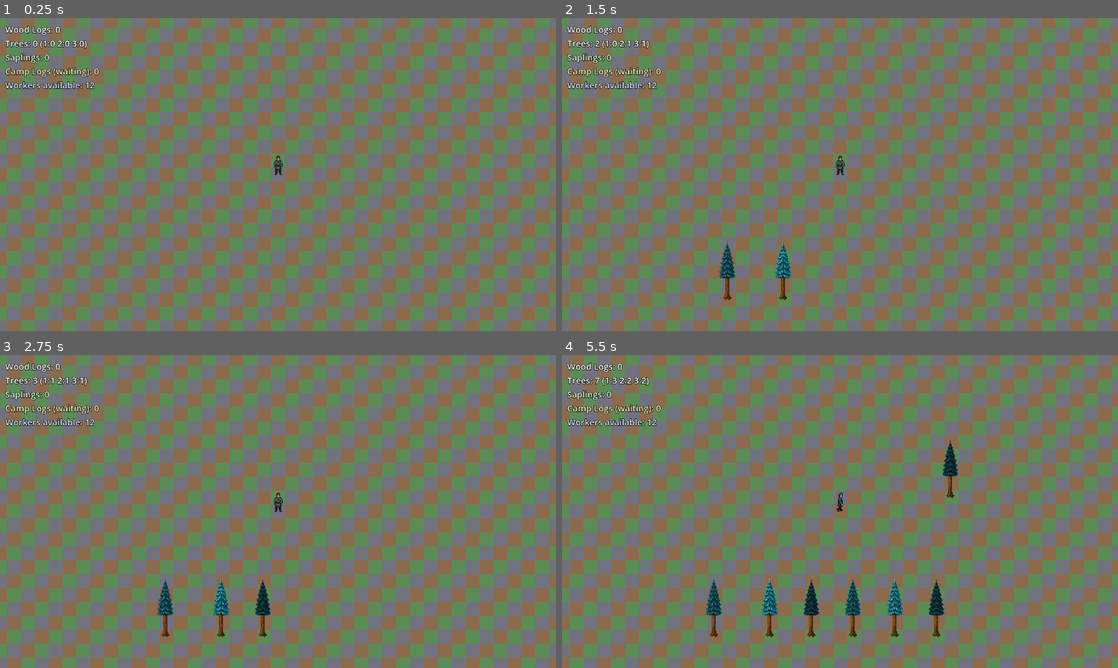
Above: before the commit, frames 1-4 (two rows, left to right).
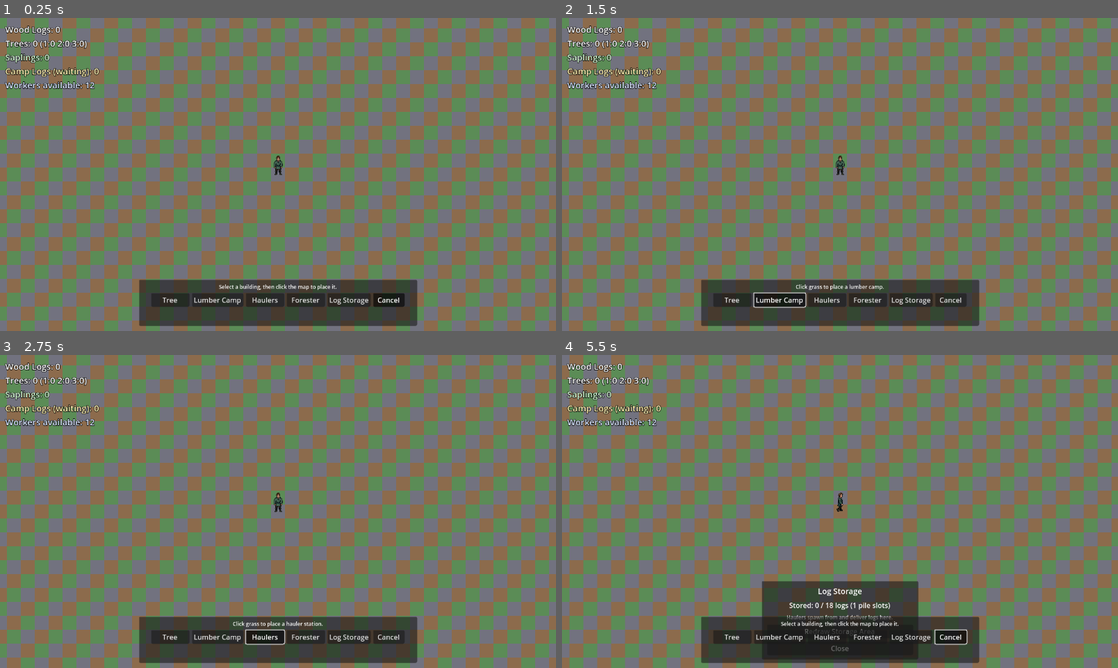
Above: after the commit, the same moments.

Repository: mcchesneyjg-max/Test-Gamer
Game: Godot game, scene res://main.tscn
Same seed, same stepped clock (60 frames per second), same inputs: the game is played once before the commit and once after it.
Inputs (mouse positions are in pixels of both pictures, inside the frame that each line leads up to):
- Up to frame 1 (0.25 s): no input
- Up to frame 2 (1.5 s): click (734, 299) at 0.5 s, where only the run after the commit has a clickable "Tree"; click (778, 299) at 1.25 s, where only the run after the commit has a clickable "Lumber Camp"
- Up to frame 3 (2.75 s): click (266, 636) at 2 s, where only the run after the commit has a clickable "Haulers"
- Up to frame 4 (5.5 s): click (867, 636) at 2.75 s, where only the run after the commit has a clickable "Forester"; click (912, 636) at 3.5 s, where only the run after the commit has a clickable "Log Storage"; click (951, 636) at 4.25 s, where only the run after the commit has a clickable "Cancel"; move the mouse to (962, 495) at 5.02 s; hold D (move_right) from 5.03 s (still down); tap T at 5.1 s; click (962, 495) at 5.17 s

The runs differ from the first frame. In frame 1, 7.4% of the frame differs, in the area x 25-75%, y 83-99%; in frame 2, 7.8%; in frame 3, 8.1%; in frame 4, 11%, in the area x 5-75%, y 7-99%.

Commit message:
Add building placement menu at bottom of screen
Replace modifier+right-click shortcuts with a build menu for trees,
lumber camps, hauler stations, forester lodges, and log storage drawing.
Left-click on the map places the currently selected building.

Co-authored-by: mcchesneyjg-max <mcchesneyjg-max@users.noreply.github.com>

Diff:
--- a/game/main.tscn
+++ b/game/main.tscn
@@ -9,6 +9,7 @@
 [ext_resource type="PackedScene" uid="uid://forester-ui" path="res://scenes/forester_ui.tscn" id="8_forester_ui"]
 [ext_resource type="PackedScene" uid="uid://lumber-camp-ui" path="res://scenes/lumber_camp_ui.tscn" id="11_lumber_camp_ui"]
 [ext_resource type="PackedScene" uid="uid://log-storage-ui" path="res://scenes/log_storage_ui.tscn" id="12_log_storage_ui"]
+[ext_resource type="PackedScene" uid="uid://building-menu-ui" path="res://scenes/building_menu_ui.tscn" id="13_building_menu_ui"]
 [ext_resource type="Script" path="res://scripts/forester_zone_overlay.gd" id="9_zone_overlay"]
 [ext_resource type="PackedScene" uid="uid://city-siege-player" path="res://scenes/player.tscn" id="10_player"]
 
@@ -41,3 +42,5 @@
 [node name="LumberCampUi" parent="." instance=ExtResource("11_lumber_camp_ui")]
 
 [node name="LogStorageUi" parent="." instance=ExtResource("12_log_storage_ui")]
+
+[node name="BuildingMenuUi" parent="." instance=ExtResource("13_building_menu_ui")]
--- /dev/null
+++ b/game/scenes/building_menu_ui.tscn
@@ -0,0 +1,85 @@
+[gd_scene load_steps=2 format=3 uid="uid://building-menu-ui"]
+
+[ext_resource type="Script" path="res://scripts/building_menu_ui.gd" id="1_menu"]
+
+[node name="BuildingMenuUi" type="CanvasLayer"]
+layer = 2
+script = ExtResource("1_menu")
+
+[node name="Panel" type="PanelContainer" parent="."]
+anchors_preset = 7
+anchor_left = 0.5
+anchor_top = 1.0
+anchor_right = 0.5
+anchor_bottom = 1.0
+offset_left = -320.0
+offset_top = -118.0
+offset_right = 320.0
+offset_bottom = -12.0
+grow_horizontal = 2
+grow_vertical = 0
+
+[node name="Margin" type="MarginContainer" parent="Panel"]
+layout_mode = 2
+theme_override_constants/margin_left = 10
+theme_override_constants/margin_top = 8
+theme_override_constants/margin_right = 10
+theme_override_constants/margin_bottom = 8
+
+[node name="VBox" type="VBoxContainer" parent="Panel/Margin"]
+layout_mode = 2
+theme_override_constants/separation = 6
+
+[node name="HintLabel" type="Label" parent="Panel/Margin/VBox"]
+layout_mode = 2
+theme_override_font_sizes/font_size = 12
+text = "Select a building, then click the map to place it."
+horizontal_alignment = 1
+autowrap_mode = 2
+
+[node name="Buttons" type="HBoxContainer" parent="Panel/Margin/VBox"]
+layout_mode = 2
+theme_override_constants/separation = 6
+alignment = 1
+
+[node name="TreeButton" type="Button" parent="Panel/Margin/VBox/Buttons"]
+custom_minimum_size = Vector2(88, 0)
+layout_mode = 2
+toggle_mode = true
+text = "Tree"
+
+[node name="CampButton" type="Button" parent="Panel/Margin/VBox/Buttons"]
+custom_minimum_size = Vector2(88, 0)
+layout_mode = 2
+toggle_mode = true
+text = "Lumber Camp"
+
+[node name="StationButton" type="Button" parent="Panel/Margin/VBox/Buttons"]
+custom_minimum_size = Vector2(88, 0)
+layout_mode = 2
+toggle_mode = true
+text = "Haulers"
+
+[node name="LodgeButton" type="Button" parent="Panel/Margin/VBox/Buttons"]
+custom_minimum_size = Vector2(88, 0)
+layout_mode = 2
+toggle_mode = true
+text = "Forester"
+
+[node name="StorageButton" type="Button" parent="Panel/Margin/VBox/Buttons"]
+custom_minimum_size = Vector2(88, 0)
+layout_mode = 2
+text = "Log Storage"
+
+[node name="CancelButton" type="Button" parent="Panel/Margin/VBox/Buttons"]
+custom_minimum_size = Vector2(72, 0)
+layout_mode = 2
+toggle_mode = true
+text = "Cancel"
+
+[connection signal="pressed" from="Panel/Margin/VBox/Buttons/TreeButton" to="." method="_on_tree_pressed"]
+[connection signal="pressed" from="Panel/Margin/VBox/Buttons/CampButton" to="." method="_on_camp_pressed"]
+[connection signal="pressed" from="Panel/Margin/VBox/Buttons/StationButton" to="." method="_on_station_pressed"]
+[connection signal="pressed" from="Panel/Margin/VBox/Buttons/LodgeButton" to="." method="_on_lodge_pressed"]
+[connection signal="pressed" from="Panel/Margin/VBox/Buttons/StorageButton" to="." method="_on_storage_pressed"]
+[connection signal="pressed" from="Panel/Margin/VBox/Buttons/CancelButton" to="." method="_on_cancel_pressed"]
--- /dev/null
+++ b/game/scripts/building_menu_ui.gd
@@ -0,0 +1,73 @@
+extends CanvasLayer
+
+@onready var _hint_label: Label = $Panel/Margin/VBox/HintLabel
+@onready var _tree_button: Button = $Panel/Margin/VBox/Buttons/TreeButton
+@onready var _camp_button: Button = $Panel/Margin/VBox/Buttons/CampButton
+@onready var _station_button: Button = $Panel/Margin/VBox/Buttons/StationButton
+@onready var _lodge_button: Button = $Panel/Margin/VBox/Buttons/LodgeButton
+@onready var _storage_button: Button = $Panel/Margin/VBox/Buttons/StorageButton
+@onready var _cancel_button: Button = $Panel/Margin/VBox/Buttons/CancelButton
+
+var _tree_placer: Node2D
+var _log_storage_ui: CanvasLayer
+
+const HINTS := {
+	TreePlacer.PlacementMode.NONE: "Select a building, then click the map to place it.",
+	TreePlacer.PlacementMode.TREE: "Click grass to place a tree.",
+	TreePlacer.PlacementMode.LUMBER_CAMP: "Click grass to place a lumber camp.",
+	TreePlacer.PlacementMode.HAULER_STATION: "Click grass to place a hauler station.",
+	TreePlacer.PlacementMode.FORESTER_LODGE: "Click grass to place a forester lodge (4x4 tiles).",
+}
+
+func setup(tree_placer: Node2D, log_storage_ui: CanvasLayer) -> void:
+	_tree_placer = tree_placer
+	_log_storage_ui = log_storage_ui
+	_refresh_hint(TreePlacer.PlacementMode.NONE)
+
+func _on_tree_pressed() -> void:
+	_set_mode(TreePlacer.PlacementMode.TREE)
+
+func _on_camp_pressed() -> void:
+	_set_mode(TreePlacer.PlacementMode.LUMBER_CAMP)
+
+func _on_station_pressed() -> void:
+	_set_mode(TreePlacer.PlacementMode.HAULER_STATION)
+
+func _on_lodge_pressed() -> void:
+	_set_mode(TreePlacer.PlacementMode.FORESTER_LODGE)
+
+func _on_storage_pressed() -> void:
+	if _tree_placer != null:
+		_tree_placer.clear_placement_mode()
+	_tree_button.button_pressed = false
+	_camp_button.button_pressed = false
+	_station_button.button_pressed = false
+	_lodge_button.button_pressed = false
+	_cancel_button.button_pressed = false
+	_storage_button.button_pressed = true
+	_hint_label.text = "Drag on the map to draw a log storage area (1-5 pile slots). Esc to cancel."
+	if _log_storage_ui != null and _log_storage_ui.has_method("start_draw_mode"):
+		_log_storage_ui.start_draw_mode()
+
+func _on_cancel_pressed() -> void:
+	if _tree_placer != null:
+		_tree_placer.clear_placement_mode()
+	_refresh_hint(TreePlacer.PlacementMode.NONE)
+
+func _set_mode(mode: TreePlacer.PlacementMode) -> void:
+	if _tree_placer == null:
+		return
+	_tree_placer.set_placement_mode(mode)
+	_refresh_hint(mode)
+
+func _refresh_hint(mode: TreePlacer.PlacementMode) -> void:
+	_update_button_states(mode)
+	_hint_label.text = HINTS.get(mode, HINTS[TreePlacer.PlacementMode.NONE])
+
+func _update_button_states(mode: TreePlacer.PlacementMode) -> void:
+	_tree_button.button_pressed = mode == TreePlacer.PlacementMode.TREE
+	_camp_button.button_pressed = mode == TreePlacer.PlacementMode.LUMBER_CAMP
+	_station_button.button_pressed = mode == TreePlacer.PlacementMode.HAULER_STATION
+	_lodge_button.button_pressed = mode == TreePlacer.PlacementMode.FORESTER_LODGE
+	_storage_button.button_pressed = false
+	_cancel_button.button_pressed = mode == TreePlacer.PlacementMode.NONE
--- a/game/scripts/main.gd
+++ b/game/scripts/main.gd
@@ -5,11 +5,14 @@
 @onready var _forester_ui: CanvasLayer = $ForesterUi
 @onready var _lumber_camp_ui: CanvasLayer = $LumberCampUi
 @onready var _log_storage_ui: CanvasLayer = $LogStorageUi
+@onready var _tree_placer: TreePlacer = $TreePlacer
+@onready var _building_menu_ui: CanvasLayer = $BuildingMenuUi
 
 func _ready() -> void:
 	_forester_ui.setup(_tilemap, _zone_overlay)
 	_lumber_camp_ui.setup(_tilemap)
 	_log_storage_ui.setup(_tilemap, _zone_overlay)
+	_building_menu_ui.setup(_tree_placer, _log_storage_ui)
 	_zone_overlay.setup(_tilemap)
 
 	for lodge in ForesterLodgeRegistry.get_active_lodges():
--- a/game/scripts/tree_placer.gd
+++ b/game/scripts/tree_placer.gd
@@ -1,4 +1,7 @@
 extends Node2D
+class_name TreePlacer
+
+enum PlacementMode { NONE, TREE, LUMBER_CAMP, HAULER_STATION, FORESTER_LODGE }
 
 @onready var _tilemap: TileMap = $"../TileMap"
 @onready var _forester_ui: CanvasLayer = $"../ForesterUi"
@@ -9,6 +12,17 @@
 const LUMBER_CAMP_SCENE := preload("res://scenes/lumber_camp.tscn")
 const HAULER_STATION_SCENE := preload("res://scenes/hauler_station.tscn")
 const FORESTER_LODGE_SCENE := preload("res://scenes/forester_lodge.tscn")
+
+var _placement_mode: PlacementMode = PlacementMode.NONE
+
+func get_placement_mode() -> PlacementMode:
+	return _placement_mode
+
+func set_placement_mode(mode: PlacementMode) -> void:
+	_placement_mode = mode
+
+func clear_placement_mode() -> void:
+	_placement_mode = PlacementMode.NONE
 
 func _unhandled_input(event: InputEvent) -> void:
 	if _forester_ui and _forester_ui.handle_input(event):
@@ -24,19 +38,21 @@
 	if _log_storage_ui and _log_storage_ui.is_blocking_placement():
 		return
 
-	if event is InputEventMouseButton and event.pressed:
-		if event.button_index == MOUSE_BUTTON_LEFT:
+	if event is InputEventMouseButton and event.pressed and event.button_index == MOUSE_BUTTON_LEFT:
+		_try_place_selected()
+
+func _try_place_selected() -> void:
+	match _placement_mode:
+		PlacementMode.TREE:
 			_try_place_tree()
-		elif event.button_index == MOUSE_BUTTON_RIGHT:
-			if event.alt_pressed:
-				_try_place_forester_lodge()
-			elif event.ctrl_pressed:
-				_try_place_hauler_station()
-			elif event.shift_pressed:
-				if _log_storage_ui:
-					_log_storage_ui.start_draw_mode()
-			else:
-				_try_place_lumber_camp()
+		PlacementMode.LUMBER_CAMP:
+			_try_place_lumber_camp()
+		PlacementMode.HAULER_STATION:
+			_try_place_hauler_station()
+		PlacementMode.FORESTER_LODGE:
+			_try_place_forester_lodge()
+		_:
+			pass
 
 func _try_place_tree() -> void:
 	var tile_coords := GridPlacement.mouse_tile_coords(_tilemap)
Not shown, changed: README.md
